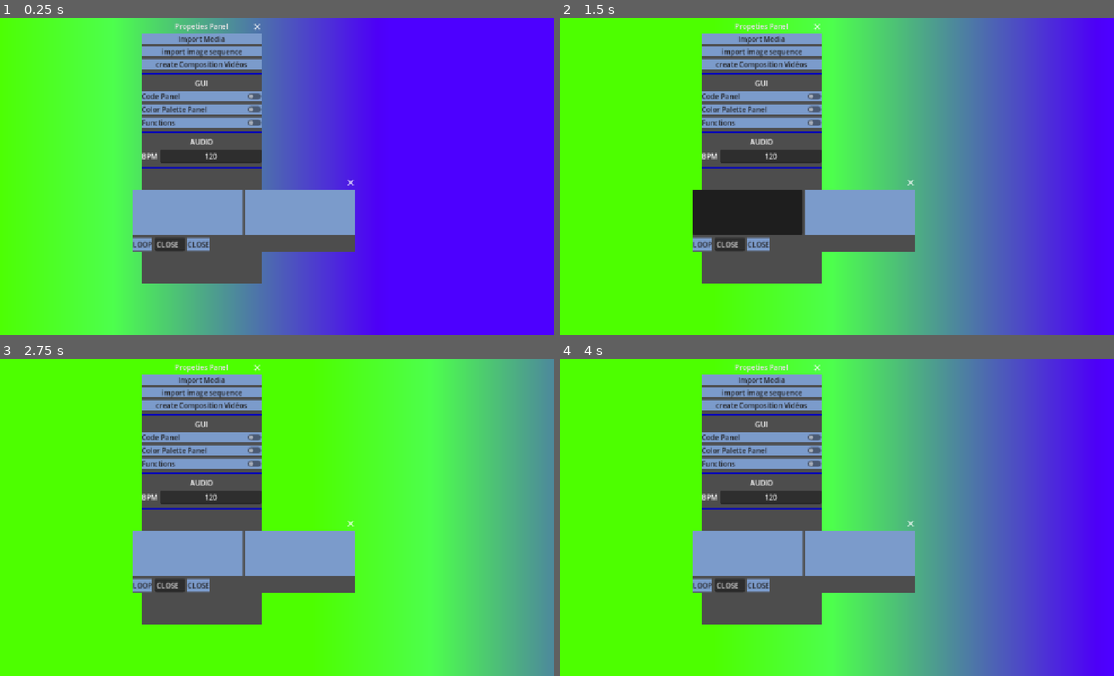
Above: before the commit, frames 1-4 (two rows, left to right).
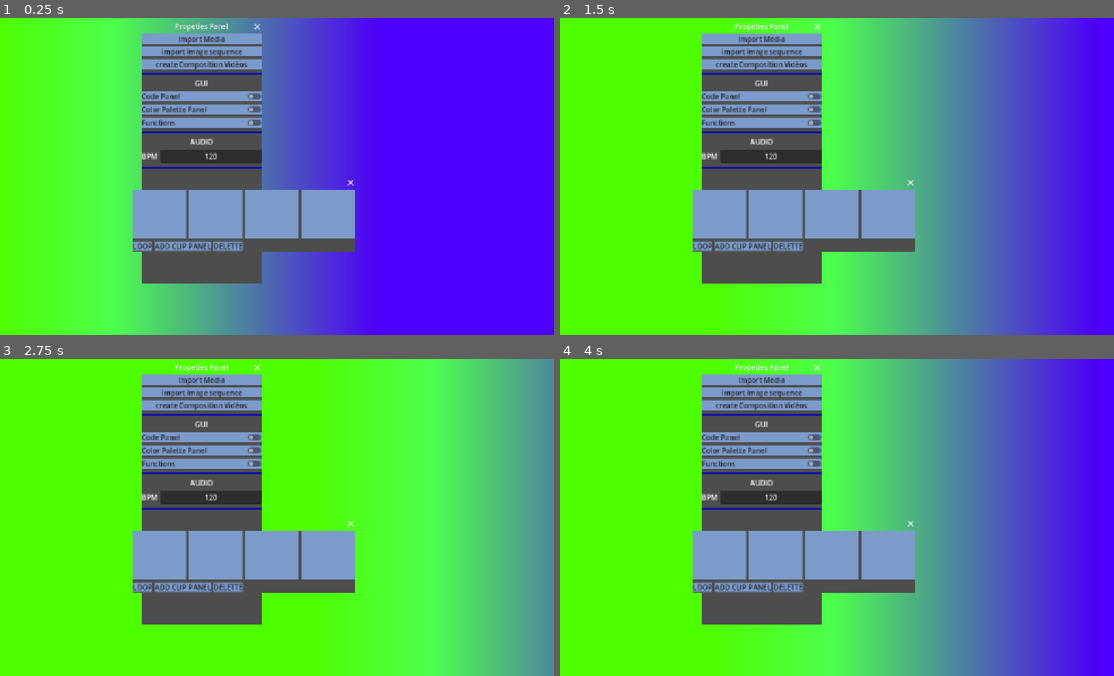
Above: after the commit, the same moments.

Repository: Juju-brz/GDVJ-2
Game: Godot game, scene res://scenes/main.tscn
Same seed, same stepped clock (60 frames per second), same inputs: the game is played once before the commit and once after it. The engine's default icon, where the game draws it, is replaced by a stand-in: a white triangle on a blue panel in a dark square.
Inputs (mouse positions are in pixels of both pictures, inside the frame that each line leads up to):
- Up to frame 1 (0.25 s): no input
- Up to frame 2 (1.5 s): tap Enter at 0.5 s; move the mouse to (953, 160) at 0.52 s; tap Alt (media_change_mode) at 0.6 s; click (953, 160) at 0.67 s; drag from (720, 192) to (803, 239) at 1.27 s
- Up to frame 3 (2.75 s): move the mouse to (326, 447) at 2.02 s; tap [ (media_front) at 2.1 s
- Up to frame 4 (4 s): drag from (803, 580) to (659, 469) at 2.77 s; move the mouse to (1003, 565) at 3.52 s; hold ] (media_back) from 3.53 s (still down); hold = (media_zoom_in) from 3.53 s (still down)

The runs differ from the first frame. In frame 1, 1.3% of the frame differs, in the area x 23-65%, y 54-74%; in frame 2, 4.0%; in frame 3, 1.3%; in frame 4, 1.3%.

Commit message:
update option for composition video

Diff:
--- a/project.godot
+++ b/project.godot
@@ -101,11 +101,6 @@
 "events": [Object(InputEventKey,"resource_local_to_scene":false,"resource_name":"","device":-1,"window_id":0,"alt_press …(194 unchanged characters)…
 ]
 }
-sound_BPM={
-"deadzone": 0.2,
-"events": [Object(InputEventKey,"resource_local_to_scene":false,"resource_name":"","device":-1,"window_id":0,"alt_pressed":false,"shift_pressed":false,"ctrl_pressed":false,"meta_pressed":false,"pressed":false,"keycode":0,"physical_keycode":66,"key_label":0,"unicode":98,"location":0,"echo":false,"script":null)
-]
-}
 
 [rendering]
 
--- a/scenes/main.tscn
+++ b/scenes/main.tscn
@@ -10,7 +10,9 @@
 [ext_resource type="Script" uid="uid://b3xbx6c3gelh0" path="res://scripts/bpm_line_edit.gd" id="7_tipki"]
 [ext_resource type="Script" uid="uid://rl8itots4uke" path="res://scripts/functions.gd" id="9_85g3d"]
 [ext_resource type="CodeHighlighter" uid="uid://mikmy4deotb0" path="res://UI/SyntaxColor.tres" id="10_choun"]
+[ext_resource type="Script" uid="uid://ccajgieb5ws0" path="res://scripts/composition_video.gd" id="11_trceg"]
 [ext_resource type="PackedScene" uid="uid://yskplgqtvglr" path="res://UI/button_compo_video.tscn" id="11_ya4ey"]
+[ext_resource type="Script" uid="uid://d4al31rrfr4oj" path="res://scripts/cliptable.gd" id="12_a8y0u"]
 
 [sub_resource type="ShaderMaterial" id="ShaderMaterial_ojabb"]
 shader = ExtResource("3_tefeu")
@@ -51,7 +53,7 @@
 file_dialog_image = NodePath("../../FileDialog_image")
 file_dialog_video = NodePath("../../FileDialog_video")
 color_rect = NodePath("../../SubViewport/ColorRect")
-ButtonCompoVideo = NodePath("../../UI/CompositionVideo/Window/VBoxContainer/HBoxContainer/ButtonCompoVideo")
+ButtonCompoVideo = NodePath("../../UI/CompositionVideo/Window/VBoxContainer/CLIPTABLE/ButtonCompoVideo")
 
 [node name="FileDialog_image" type="FileDialog" parent="." unique_id=1966622314]
 title = "Open a File"
@@ -307,6 +309,7 @@
 anchor_bottom = 1.0
 grow_horizontal = 2
 grow_vertical = 2
+script = ExtResource("11_trceg")
 
 [node name="Window" type="Window" parent="UI/CompositionVideo" unique_id=2031633769]
 oversampling_override = 1.0
@@ -320,14 +323,21 @@
 grow_horizontal = 2
 grow_vertical = 2
 
-[node name="HBoxContainer" type="HBoxContainer" parent="UI/CompositionVideo/Window/VBoxContainer" unique_id=1711228763]
+[node name="CLIPTABLE" type="HBoxContainer" parent="UI/CompositionVideo/Window/VBoxContainer" unique_id=1711228763]
 layout_mode = 2
 size_flags_vertical = 3
-
-[node name="ButtonCompoVideo" parent="UI/CompositionVideo/Window/VBoxContainer/HBoxContainer" unique_id=1228571772 instance=ExtResource("11_ya4ey")]
-layout_mode = 2
-
-[node name="ButtonCompoVideo2" parent="UI/CompositionVideo/Window/VBoxContainer/HBoxContainer" unique_id=795341215 instance=ExtResource("11_ya4ey")]
+script = ExtResource("12_a8y0u")
+
+[node name="ButtonCompoVideo" parent="UI/CompositionVideo/Window/VBoxContainer/CLIPTABLE" unique_id=1228571772 instance=ExtResource("11_ya4ey")]
+layout_mode = 2
+
+[node name="ButtonCompoVideo2" parent="UI/CompositionVideo/Window/VBoxContainer/CLIPTABLE" unique_id=795341215 instance=ExtResource("11_ya4ey")]
+layout_mode = 2
+
+[node name="ButtonCompoVideo3" parent="UI/CompositionVideo/Window/VBoxContainer/CLIPTABLE" unique_id=918760787 instance=ExtResource("11_ya4ey")]
+layout_mode = 2
+
+[node name="ButtonCompoVideo4" parent="UI/CompositionVideo/Window/VBoxContainer/CLIPTABLE" unique_id=46927466 instance=ExtResource("11_ya4ey")]
 layout_mode = 2
 
 [node name="HBoxContainer2" type="HBoxContainer" parent="UI/CompositionVideo/Window/VBoxContainer" unique_id=1946896192]
@@ -337,13 +347,13 @@
 layout_mode = 2
 text = "LOOP"
 
-[node name="LineEdit" type="LineEdit" parent="UI/CompositionVideo/Window/VBoxContainer/HBoxContainer2" unique_id=1706811685]
-layout_mode = 2
-text = "CLOSE"
-
-[node name="Button2" type="Button" parent="UI/CompositionVideo/Window/VBoxContainer/HBoxContainer2" unique_id=326714374]
-layout_mode = 2
-text = "CLOSE"
+[node name="AddClipBut" type="Button" parent="UI/CompositionVideo/Window/VBoxContainer/HBoxContainer2" unique_id=374141676]
+layout_mode = 2
+text = "ADD CLIP PANEL"
+
+[node name="DelBut" type="Button" parent="UI/CompositionVideo/Window/VBoxContainer/HBoxContainer2" unique_id=326714374]
+layout_mode = 2
+text = "DELETTE"
 
 [connection signal="pressed" from="UI/Propeties_Panel/Window/VBoxContainer/ButtonImage" to="CanvasLayer/mediaImport" method="_on_button_image_pressed"]
 [connection signal="pressed" from="UI/Propeties_Panel/Window/VBoxContainer/ButtonVideo" to="CanvasLayer/mediaImport" method="_on_button_video_pressed"]
@@ -357,5 +367,7 @@
 [connection signal="confirmed" from="UI/Functions/Functions/FileDialogSave" to="UI/Functions" method="_on_file_dialog_save_confirmed"]
 [connection signal="files_selected" from="UI/Functions/Functions/FileDialogSave" to="UI/Functions" method="_on_file_dialog_save_files_selected"]
 [connection signal="pressed" from="UI/Functions/Functions/TabContainer/CodeEdit/ButtonSave" to="UI/Functions" method="_on_button_save_pressed"]
+[connection signal="pressed" from="UI/CompositionVideo/Window/VBoxContainer/HBoxContainer2/AddClipBut" to="UI/CompositionVideo/Window/VBoxContainer/CLIPTABLE" method="_on_add_clip_but_pressed"]
+[connection signal="pressed" from="UI/CompositionVideo/Window/VBoxContainer/HBoxContainer2/DelBut" to="UI/CompositionVideo" method="_on_del_but_pressed"]
 
 [editable path="UI/CodeLine"]
--- a/scripts/button_compo_video.gd
+++ b/scripts/button_compo_video.gd
@@ -12,3 +12,4 @@
 
 func _ready():
 	pressed.connect(func(): GLOBAL.button_compo.emit(id))
+	print("button id", id)
--- /dev/null
+++ b/scripts/cliptable.gd
@@ -0,0 +1,11 @@
+extends HBoxContainer
+
+
+const ButtonComp = preload("res://UI/button_compo_video.tscn")
+
+
+func _on_add_clip_but_pressed() -> void:
+	#pass # Replace with function body.
+	var b = ButtonComp.instantiate()
+	add_child(b)
+	print(ButtonComp)
--- /dev/null
+++ b/scripts/composition_video.gd
@@ -0,0 +1,16 @@
+extends Control
+
+
+# Called when the node enters the scene tree for the first time.
+func _ready() -> void:
+	pass # Replace with function body.
+
+
+# Called every frame. 'delta' is the elapsed time since the previous frame.
+func _process(delta: float) -> void:
+	pass
+
+
+
+func _on_del_but_pressed() -> void:
+	self.queue_free()
Not shown, added: scripts/cliptable.gd.uid
Not shown, added: scripts/composition_video.gd.uid
